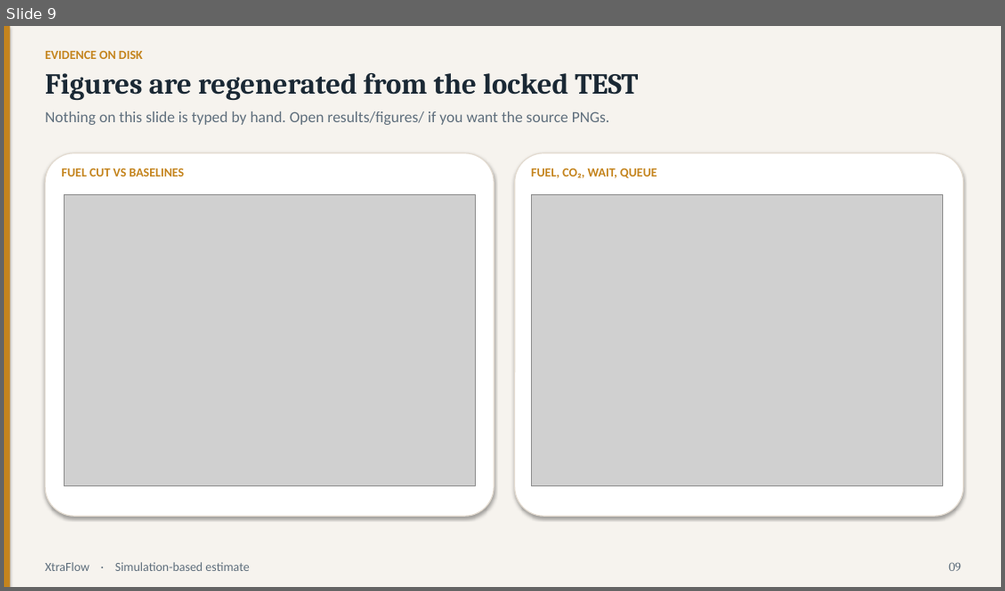
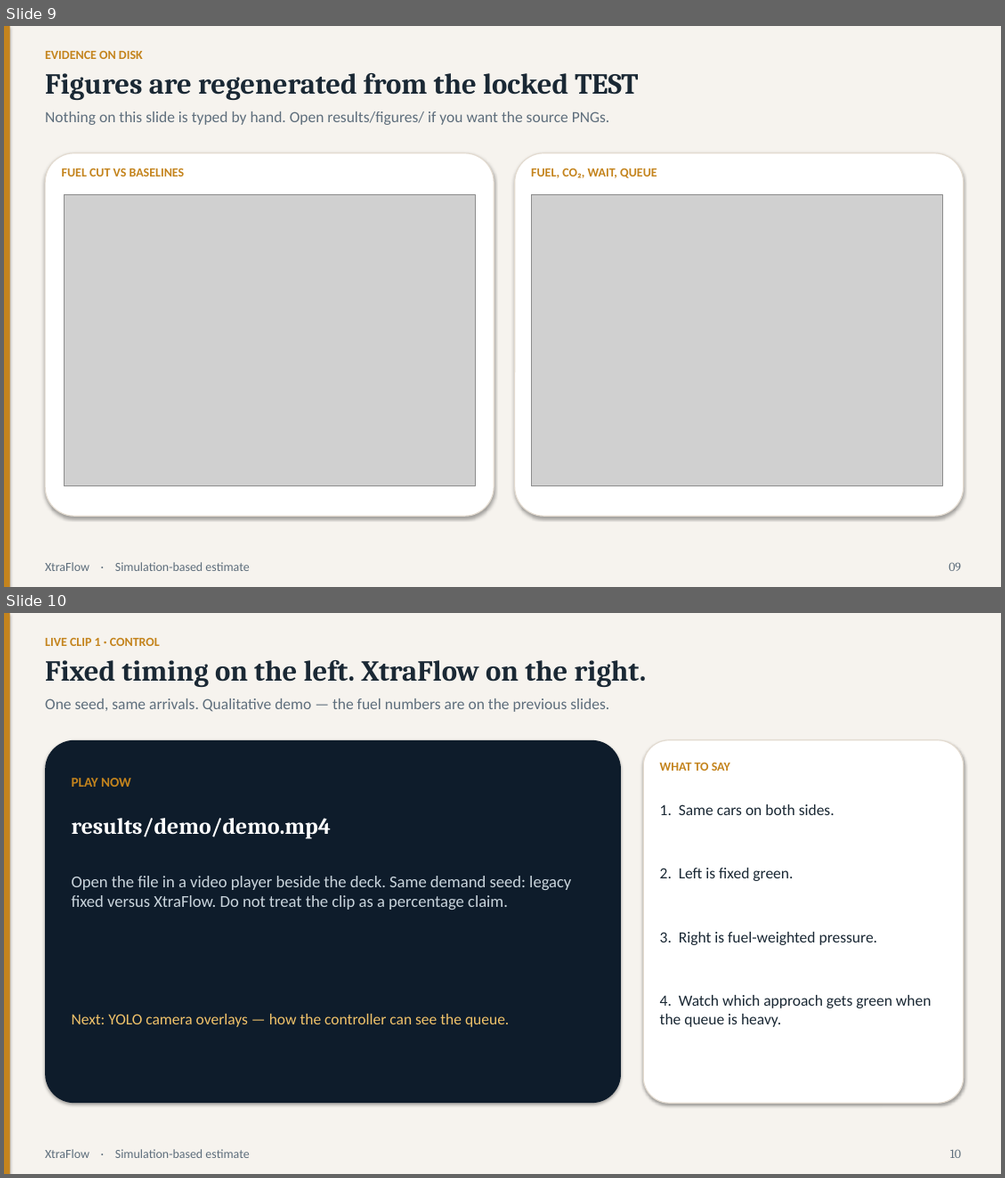
Before and after one commit to couder-04/XtraFlow, a slide deck: results/deck.pptx. Shown one above the other, each under a label of ours: slide 9 before the commit, slides 9 and 10 after it. The pictures are 1005x591 and 1005x1178 pixels, drawn with LibreOffice and Linux fonts; fonts in the diff are those of the drawing; grey boxes stand for pictures. Boxes give left, top, right and bottom in pixels: in the first picture for what was removed or moved away, otherwise in the second. Text is boxed around its words. In the diff, an @@ line names an element or a change of style, - is before the commit and + after.

Commit message:
Add the highway YOLO demo pipeline, dashboard, and refreshed deck.
Prefer straight-road CCTV clips for the four-camera overlay/mosaic, expose clubbed and per-camera views in Streamlit, and keep the presentation aligned with locked results.

```diff
--- a/results/deck.pptx
+++ b/results/deck.pptx
@@ slide 10 added at box(4, 613, 1001, 1174), background #F6F3EE @@
@@ rectangle added at box(4, 613, 10, 1174), fill #C4841D @@
@@ text added at box(45, 638, 160, 646), 12 pt, text #C4841D, bold @@
+LIVE CLIP 1 · CONTROL
@@ text added at box(45, 660, 647, 687), 28 pt, text #1A2834, bold @@
+Fixed timing on the left. XtraFlow on the right.
@@ text added at box(45, 698, 609, 712), 15 pt, text #5E6E7C @@
+One seed, same arrivals. Qualitative demo — the fuel numbers are on the previous slides.
@@ rounded rectangle added at box(45, 740, 621, 1103), fill #0E1C2B @@
@@ rounded rectangle added at box(643, 740, 963, 1103), fill #FFFFFF, outline #E3DBD0 1 pt @@
@@ text added at box(660, 763, 730, 771), 12 pt, text #C4841D, bold @@
+WHAT TO SAY
@@ text added at box(72, 778, 131, 787), 13 pt, text #C4841D, bold @@
+PLAY NOW
@@ text added at box(72, 818, 332, 838), 22 pt, text #FFFFFF, bold @@
+results/demo/demo.mp4
@@ text added at box(660, 804, 834, 815), 15 pt, text #1A2834 @@
+1. Same cars on both sides.
@@ text added at box(72, 876, 571, 909), 16 pt, text #C9D4DC @@
+Open the file in a video player beside the deck. Same demand seed: legacy fixed versus XtraFlow. Do not treat the clip as a percentage claim.
@@ text added at box(660, 868, 793, 881), 15 pt, text #1A2834 @@
+2. Left is fixed green.
@@ text added at box(660, 932, 878, 945), 15 pt, text #1A2834 @@
+3. Right is fuel-weighted pressure.
@@ text added at box(660, 995, 931, 1027), 15 pt, text #1A2834 @@
+4. Watch which approach gets green when the queue is heavy.
@@ text added at box(72, 1013, 509, 1027), 15 pt, text #F0C26A @@
+Next: YOLO camera overlays — how the controller can see the queue.
@@ text added at box(45, 1149, 249, 1158), 12 pt, text #5E6E7C @@
+XtraFlow · Simulation-based estimate
@@ text added at box(950, 1149, 961, 1158), 12 pt, text #5E6E7C @@
+10
```
Also in this commit, not shown: 6 slides changed, 1 other slide added, 1 slide removed, 31 other files.
